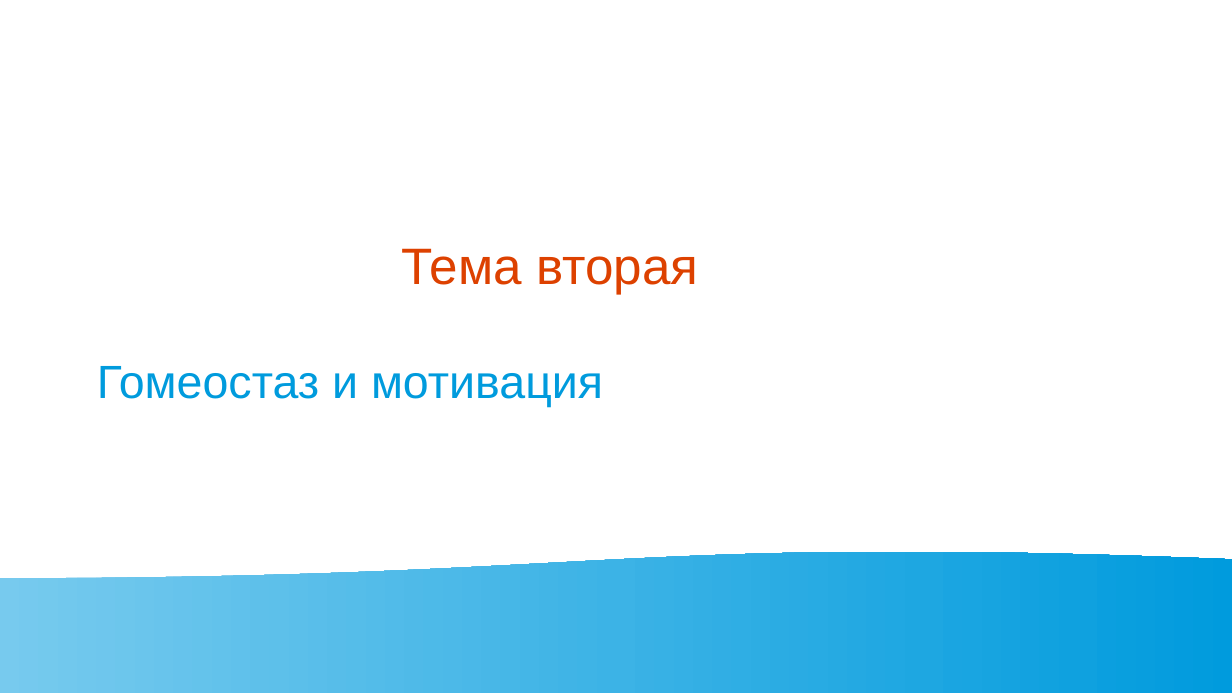
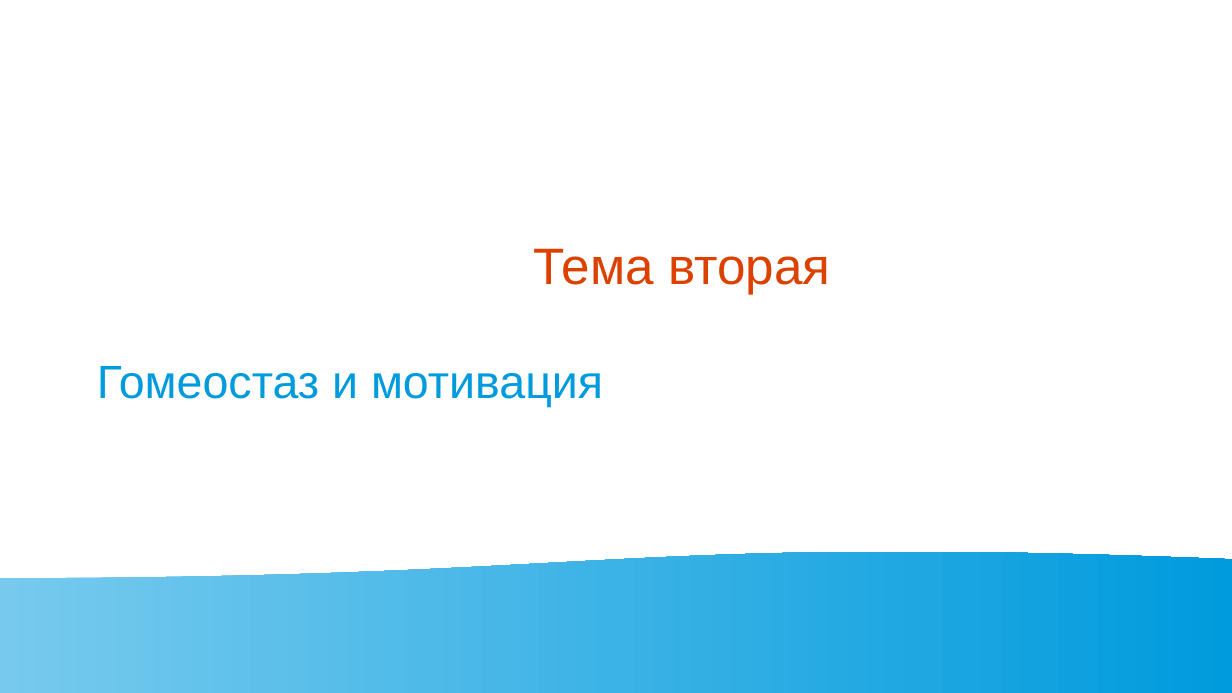
Before and after one commit to Chularev/articles, a slide deck: slide 1 of Psychology/2. гомеостаз и мотивация.odp. Drawn at 1232x693 pixels with LibreOffice and Linux fonts; fonts in the diff are those of the drawing. Boxes give left, top, right and bottom in pixels: in the first picture for what was removed or moved away, otherwise in the second. Text is boxed around its words. In the diff, an @@ line names an element or a change of style, - is before the commit and + after.

```diff
--- a/Psychology/2. гомеостаз и мотивация.odp
+++ b/Psychology/2. гомеостаз и мотивация.odp
@@ title "Тема вторая": place and size @@
-title "Тема вторая" at (401,248,698,294)
+title "Тема вторая" at (533,248,830,294)
```
Also in this commit, not shown: 1 other slide changed, 7 slides added.
